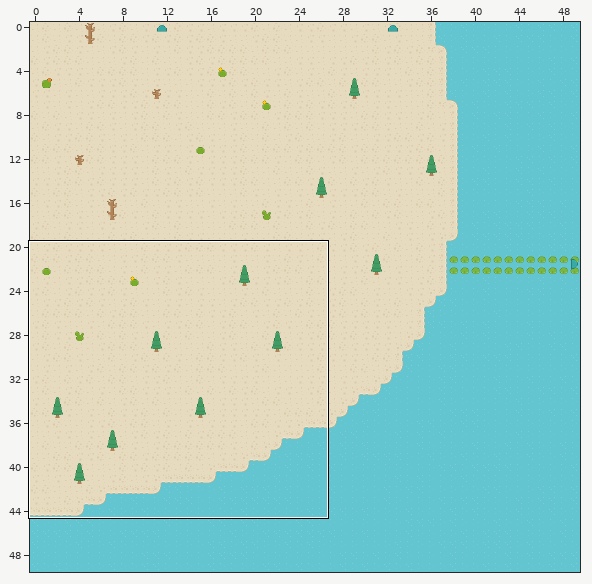
A Tiled map gets an edit: client/maps/The Sandy Beach.tmx. Above: a wide view before the commit, with the close-up outlined.
Close-up. Before:
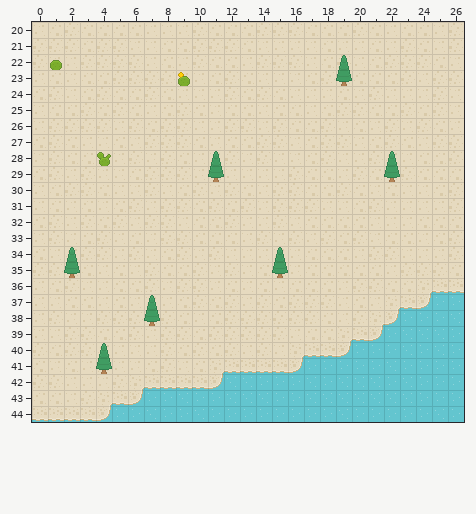
Cells are 16x16 px. Shown: x 0..26, y 20..44. The commit also changed other parts of the map, which this record leaves out.
After the commit:
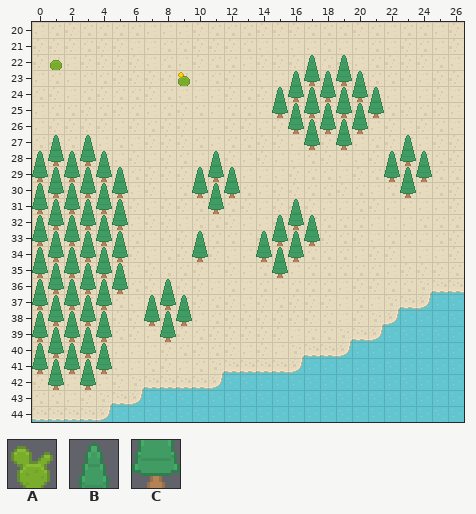
Key: from "roguelikeSheet": A 800, B 878, C 964.
_ is an empty cell.
Changes in this commit:
Layer "Deco0":
y 23: x 17 _ -> C
y 24: x 16..20 _____ -> CBCBC
y 25: x 15..21 _______ -> CBCBCBC
y 26: x 16..20 _____ -> CBCBC
y 27: x 17 _ -> C; x 19 _ -> C
y 28: x 1 _ -> C; x 3..4 _A -> C_; x 23 _ -> C
y 29: x 0..4 _____ -> CBCBC; x 23..24 __ -> BC
y 30: x 0..5 ______ -> BCBCBC; x 10..12 ___ -> CBC; x 23 _ -> C
y 31: x 0..5 ______ -> CBCBCB; x 11 _ -> C
y 32: x 0..5 ______ -> BCBCBC; x 16 _ -> C
y 33: x 0..5 ______ -> CBCBCB; x 15..17 ___ -> CBC
y 34: x 0..1 __ -> BC; x 3..5 ___ -> CBC; x 10 _ -> C; x 14 _ -> C; x 16 _ -> C
y 35: x 0..1 __ -> CB; x 3..5 ___ -> BCB
y 36: x 0..5 ______ -> BCBCBC
y 37: x 0..4 _____ -> CBCBC; x 8 _ -> C
y 38: x 0..4 _____ -> BCBCB; x 8..9 __ -> BC
y 39: x 0..4 _____ -> CBCBC; x 8 _ -> C
y 40: x 0..3 ____ -> BCBC
y 41: x 0..3 ____ -> CBCB
y 42: x 1 _ -> C; x 3 _ -> C
Layer "Above0":
y 22: x 17 _ -> B
y 23: x 16 _ -> B; x 18 _ -> B; x 20 _ -> B
y 24: x 15 _ -> B; x 21 _ -> B
y 27: x 1 _ -> B; x 3 _ -> B; x 23 _ -> B
y 28: x 0 _ -> B; x 2 _ -> B; x 4 _ -> B; x 24 _ -> B
y 29: x 5 _ -> B; x 10 _ -> B; x 12 _ -> B
y 31: x 16 _ -> B
y 32: x 15 _ -> B; x 17 _ -> B
y 33: x 10 _ -> B; x 14 _ -> B
y 36: x 8 _ -> B
y 37: x 9 _ -> B
